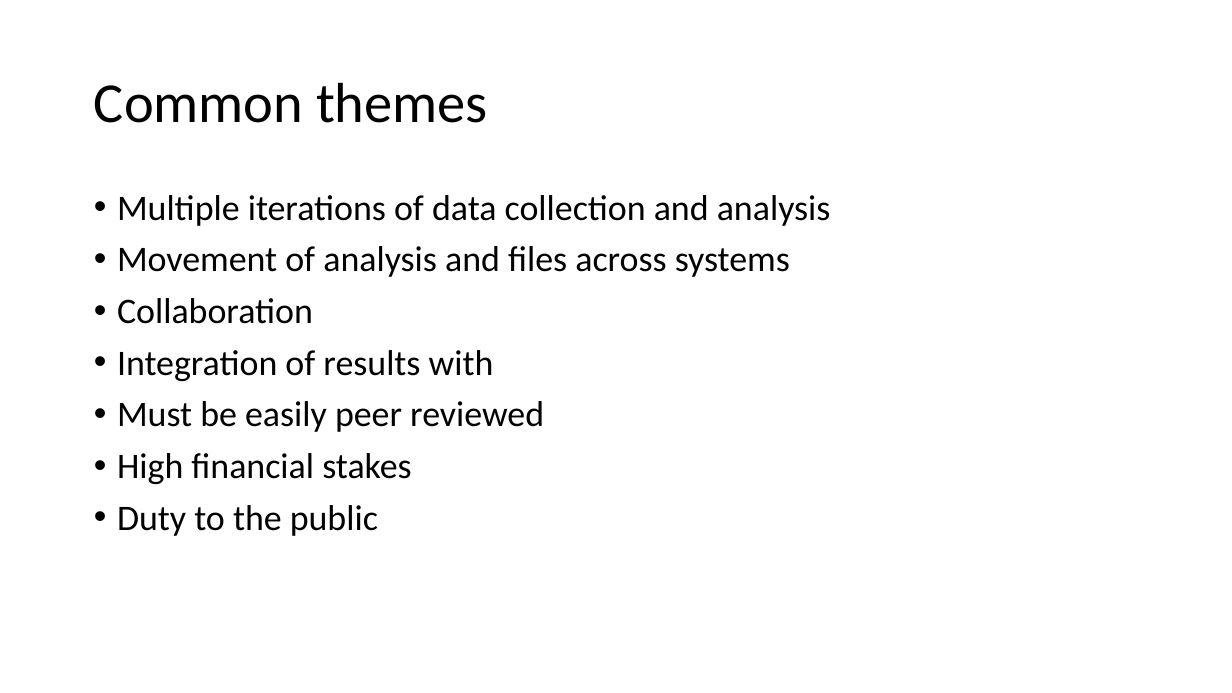
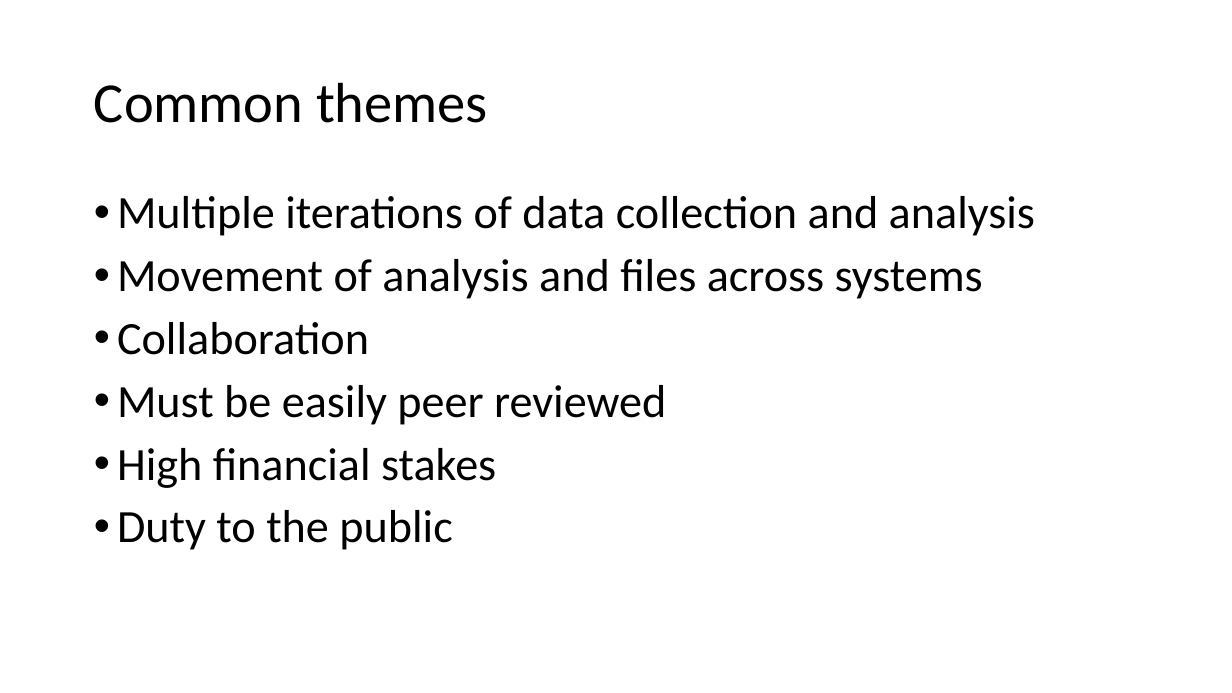
Before and after one commit to PirateGrunt/CLRS2015, a slide deck: slide 5 of 2015_CLRS.pptx. Drawn at 1232x693 pixels with LibreOffice and Linux fonts; fonts in the diff are those of the drawing. Boxes give left, top, right and bottom in pixels: in the first picture for what was removed or moved away, otherwise in the second. Text is boxed around its words. In the diff, an @@ line names an element or a change of style, - is before the commit and + after.

```diff
--- a/2015_CLRS.pptx
+++ b/2015_CLRS.pptx
@@ text "Multiple iterations of data collection ..." at [117,196,1035,550]: size 28 to 36 pt @@
@@ text at [117,350,494,381]: paragraph removed @@
-• Integration of results with
```
Also in this commit, not shown: 5 other slides changed.
